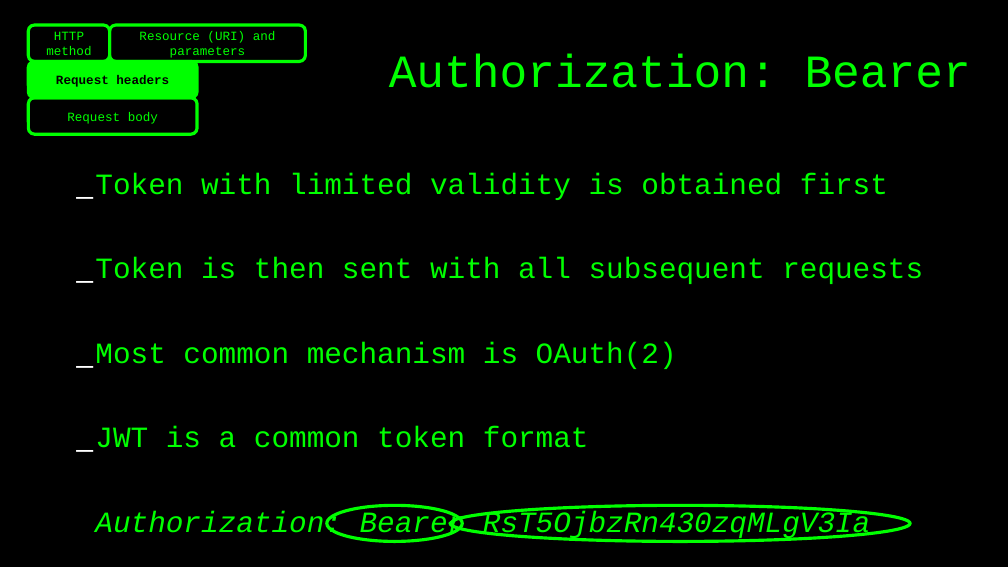
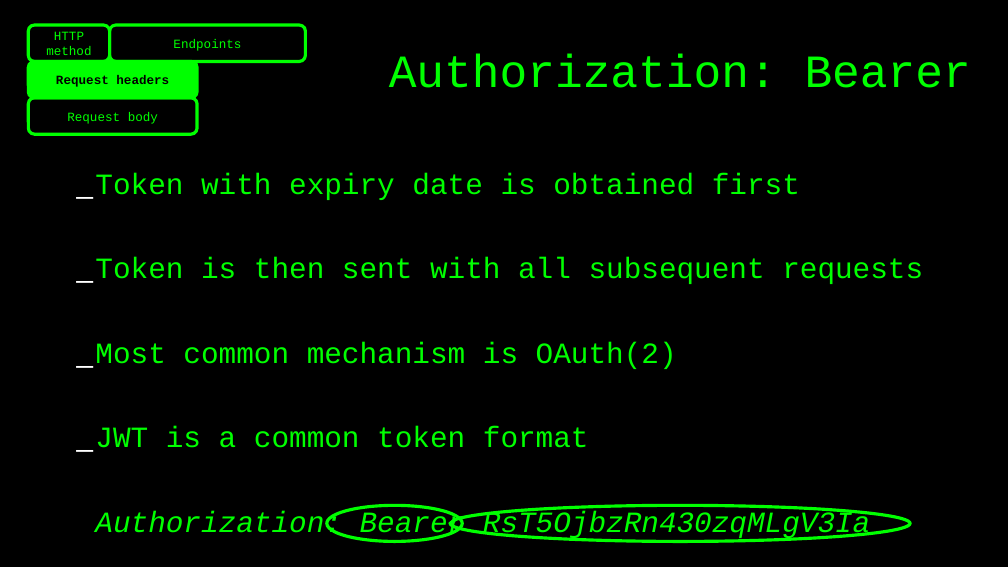
Before and after one commit to basdijkstra/requests-workshop, a slide deck: slide 20 of python-requests-workshop.odp (slide 19 before the commit). Drawn at 1008x567 pixels with LibreOffice and Linux fonts; fonts in the diff are those of the drawing. Boxes give left, top, right and bottom in pixels: in the first picture for what was removed or moved away, otherwise in the second. Text is boxed around its words. In the diff, an @@ line names an element or a change of style, - is before the commit and + after.

```diff
--- a/python-requests-workshop.odp
+++ b/python-requests-workshop.odp
@@ text in freeform shape at (x1=173, y1=39, x2=241, y2=51): text changed @@
-Resource (URI) and parameters
+Endpoints
@@ text at (x1=95, y1=173, x2=800, y2=200): text changed @@
-_ Token with limited validity is obtained first
+_ Token with expiry date is obtained first
```
Also in this commit, not shown: 13 other slides changed, 2 slides added, 9 slides removed, 2 other files.
